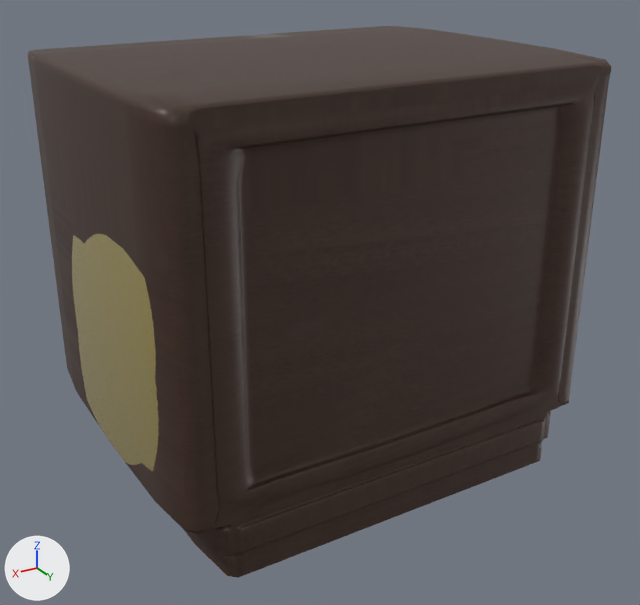
Two versions of the FBX model Assets/models/_finalTV.fbx, one commit apart.
Before and after are seen from a 50 mm camera at (1.89, -4.44, 3.47) aimed at (-0.03, -7.64, 1.87). Arrows for +X, +Y and +Z are at lower left; the lights stay in place. Where no turn or scale is listed for an object, it has been applied to the vertices.

Names of what the first picture shows: 'TV'.
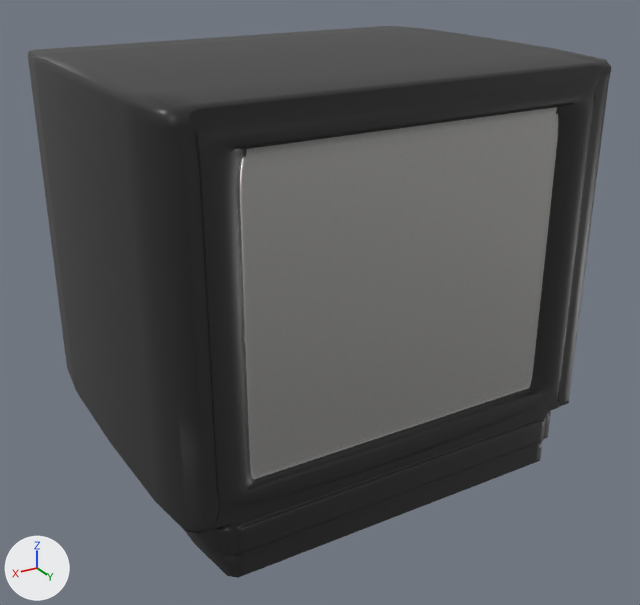
Pixel boxes (x1, y1, x2, y2) of what changed, in the pictures (640 x 605 px):
'TV', surface changed (black to grey)
    both: (33, 33, 611, 578)

Patch to the scene script:
```diff
--- a/Assets/models/_finalTV.fbx.py
+++ b/Assets/models/_finalTV.fbx.py
@@ img_tv_emission_1001_png @@
+img_tv_emission_1001_png = load_image('_TV_Emission.1001.png', '_unpacked/_TV_Emission.1001.png', 1024, 1024, 'sRGB')
@@ img_tv_roughness_1001_png @@
+img_tv_roughness_1001_png = load_image('_TV_Roughness.1001.png', '_unpacked/_TV_Roughness.1001.png', 1024, 1024, 'Non-Color')
@@ img_tv_basecolor_1001_png @@
+img_tv_basecolor_1001_png = load_image('_TV_BaseColor.1001.png', '_unpacked/_TV_BaseColor.1001.png', 1024, 1024, 'sRGB')
@@ img_tv_metallic_1001_png @@
+img_tv_metallic_1001_png = load_image('_TV_Metallic.1001.png', '_unpacked/_TV_Metallic.1001.png', 1024, 1024, 'Non-Color')
@@ img_tv_alpha_1001_png @@
+img_tv_alpha_1001_png = load_image('_TV_Alpha.1001.png', '_unpacked/_TV_Alpha.1001.png', 1024, 1024, 'Non-Color')
@@ mat_material_002 @@
 n2 = _N.new('ShaderNodeTexImage'); n2.name = 'Image Texture'
-n2.image = img_defaultmaterial_basecolor_1001_png
+n2.image = img_tv_basecolor_1001_png
 n3 = _N.new('ShaderNodeTexImage'); n3.name = 'Image Texture.001'
-n3.image = img_defaultmaterial_roughness_1001_png
+n3.image = img_tv_roughness_1001_png
 n4 = _N.new('ShaderNodeTexImage'); n4.name = 'Image Texture.002'
-n4.image = img_defaultmaterial_metallic_1001_png
+n4.image = img_tv_metallic_1001_png
 n5 = _N.new('ShaderNodeTexImage'); n5.name = 'Image Texture.003'
-n5.image = img_defaultmaterial_emission_1001_png
+n5.image = img_tv_emission_1001_png
 n6 = _N.new('ShaderNodeTexImage'); n6.name = 'Image Texture.004'
-n6.image = img_defaultmaterial_alpha_1001_png
+n6.image = img_tv_alpha_1001_png
 _L.new(n2.outputs[0], n0.inputs[0])  # 'Color' to 'Base Color'
```
